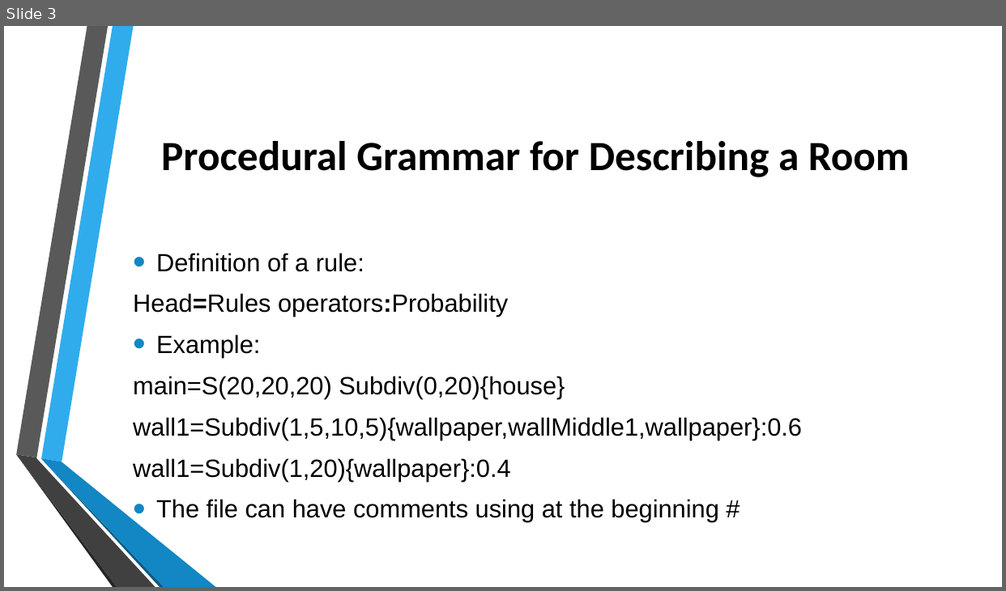
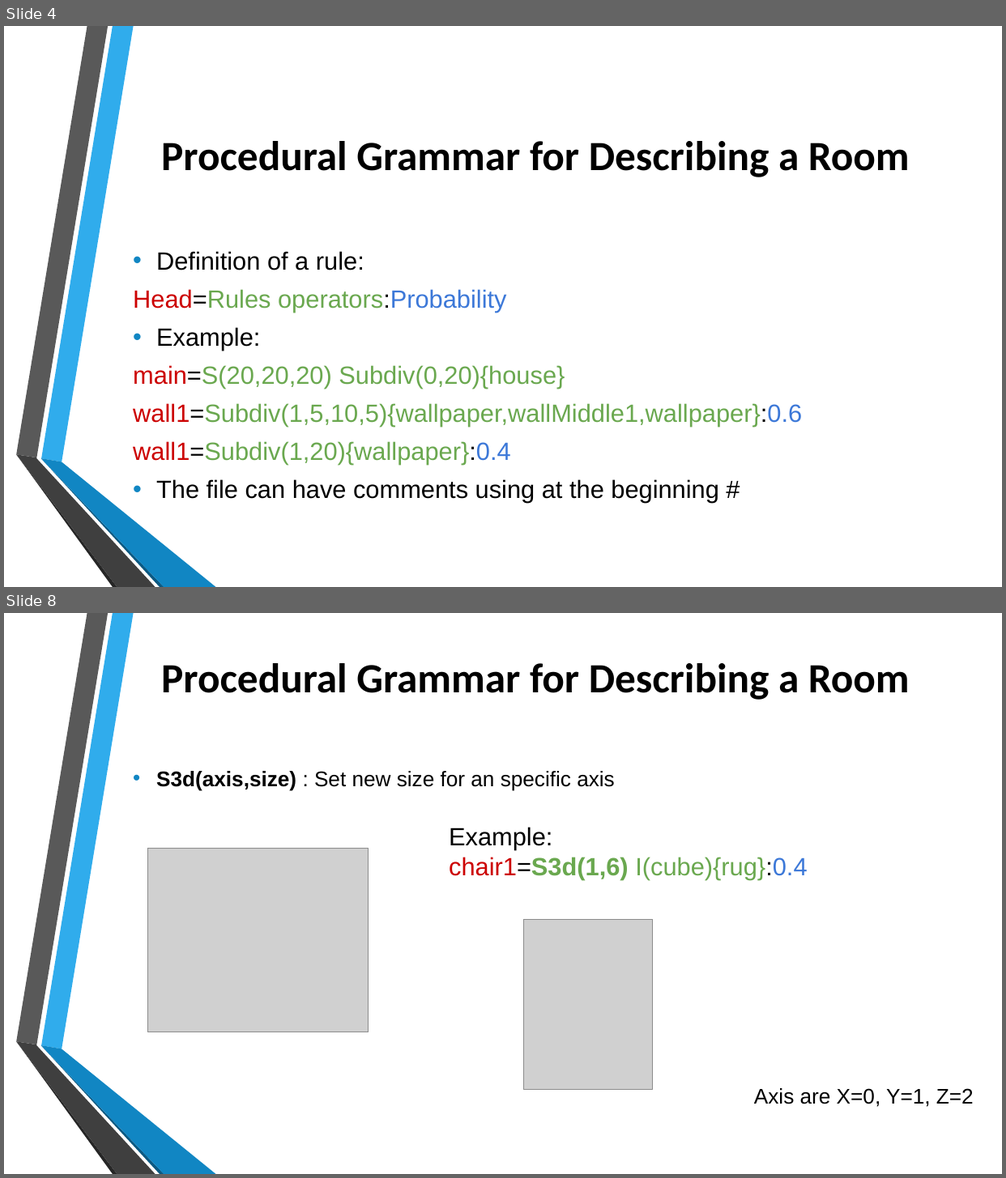
Before and after one commit to jtrillos/ProceduralModelingProject, a slide deck: Final Presentation.pptx. Shown one above the other, each under a label of ours: slide 3 before the commit, slides 4 and 8 after it; the slides between them are not shown. The pictures are 1006x591 and 1006x1178 pixels, drawn with LibreOffice and Linux fonts; fonts in the diff are those of the drawing; grey boxes stand for pictures; background and template pictures are left out. Boxes give left, top, right and bottom in pixels: in the first picture for what was removed or moved away, otherwise in the second. Text is boxed around its words. In the diff, an @@ line names an element or a change of style, - is before the commit and + after.

```diff
--- a/Final Presentation.pptx
+++ b/Final Presentation.pptx
@@ slide 8 added at [4,613,1002,1174], background picture (left out); not listed: 6 template elements that a slide beside it also shows @@
@@ title added at [161,663,910,700], 40 pt, text #000000, bold @@
+Procedural Grammar for Describing a Room
@@ text added at [156,771,615,791], 20.4 pt, text #000000 @@
+• S3d(axis,size) : Set new size for an specific axis
@@ text added at [449,827,807,879], 24 pt, text #6AA84F @@
+Example:
+chair1=S3d(1,6) I(cube){rug}:0.4
@@ picture added at [147,848,368,1033] @@
@@ picture added at [523,919,652,1090] @@
@@ text added at [754,1088,974,1107], 20.4 pt, text #000000 @@
+Axis are X=0, Y=1, Z=2
@@ what was slide 3 is now slide 4 @@
@@ slide 4 changed as well @@
@@ text "Definition of a rule:" at [133,251,802,503]: text colour #000000 to #CC0000 in "Head=Rules", "main=S(20,20,20)", "wall1=Subdiv(1,5,10,5){wallpaper,wallMiddle1,wallpaper}:0.6", "wall1=Subdiv(1,20){wallpaper}:0.4"; text colour #000000 to #6AA84F in "Head=Rules operators:Probability", "main=S(20,20,20) Subdiv(0,20){house}", "wall1=Subdiv(1,5,10,5){wallpaper,wallMiddle1,wallpaper}:0.6", "wall1=Subdiv(1,20){wallpaper}:0.4"; text colour #000000 to #3C78D8 in "operators:Probability", "wall1=Subdiv(1,5,10,5){wallpaper,wallMiddle1,wallpaper}:0.6", "wall1=Subdiv(1,20){wallpaper}:0.4"; bold off in "Head=Rules operators:Probability"; line spacing 1 to 0.9; less space between paragraphs; bullet colour #1287C3 to #1186C3 @@
@@ freeform shape at [16,455,155,587]: fill #404040 to #3F3F3F @@
@@ freeform shape at [41,459,164,587]: fill #0C5A82 to #0B5982 @@
@@ freeform shape at [41,459,216,587]: fill #1287C3 to #1186C3 @@
```
Also in this commit, not shown: 10 other slides changed, 8 other slides added, 1 slide removed.
